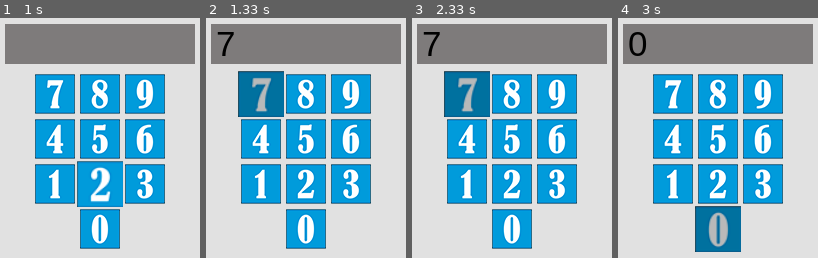
Above: before the commit, frames 1-4 (left to right).
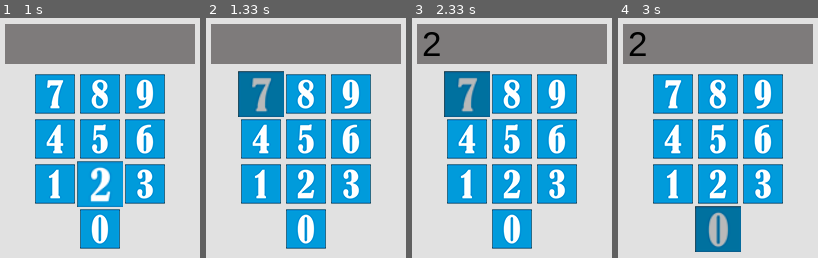
Above: after the commit, the same moments.

Repository: gbsfgames/Calculadorapygame
Game: pygame game, started from Calculadora.py
Two runs of this game, one before a commit and one after it. Both use one fixed random seed, a clock stepped at 60 frames per second and the inputs below.
Inputs (mouse positions are in pixels of both pictures, inside the frame that each line leads up to):
- Up to frame 1 (1 s): click (100, 150) at 0.38 s; click (100, 166) at 0.78 s
- Up to frame 2 (1.33 s): click (244, 109) at 1.2 s
- Up to frame 3 (2.33 s): move the mouse to (584, 243) at 1.5 s; click (584, 243) at 1.7 s; click (464, 94) at 2.27 s
- Up to frame 4 (3 s): move the mouse to (708, 219) at 2.63 s; click (708, 219) at 2.9 s

Frame 1 is identical in both runs. In frame 2, 0.3% of the frame differs, in the area x 5-14%, y 5-16%; in frame 3, 0.4%; in frame 4, 0.4%.

Commit message:
Avances de implementacion de escritura

Diff:
--- a/Calculadora.py
+++ b/Calculadora.py
@@ -56,10 +56,12 @@
        pantalla = pantalla en donde se dibujara
        expresion = la expresion en la que se guardara la letra escrita.'''
     letra_arial = pygame.font.SysFont('arial',35)
-    pantalla.blit(letra_arial.render(str(ltecla_nom),True,(0,0,0)), (10,10))
+    for numeros in expresion:
+        if numeros < expresion.__len__():
+            pantalla.blit(letra_arial.render(str(expresion[numeros - 1]),True,(0,0,0)), (10,10))
+            numeros += 1
     expresion.append(ltecla_nom)
     print(expresion)
-    return expresion
 # Funcion principal
 def main():
     '''IMAGENES_BOTONES'''
@@ -177,9 +179,7 @@
             presionada(cero_a, pantalla, evento, cero_p, expresion, 0)
         '''Fin fragmento sobre de'''
         pygame.display.update()
-
-
-
+    pantalla.blit(letra_arial.render(str(expresion),True,(0,0,0)), (10,10))
 
 if __name__ == '__main__':
     main()
